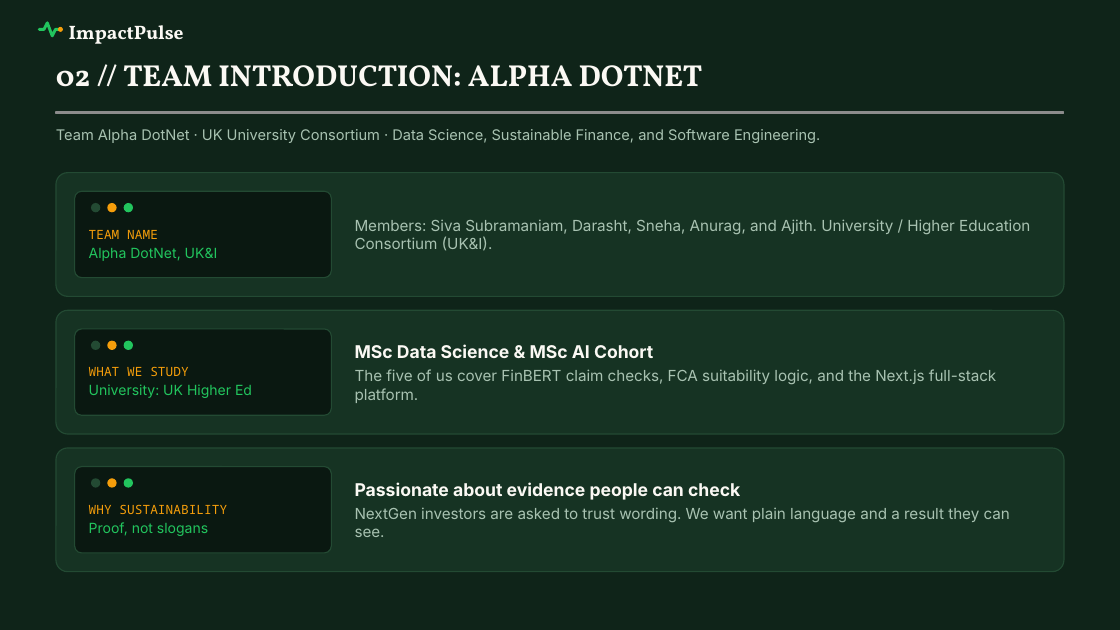
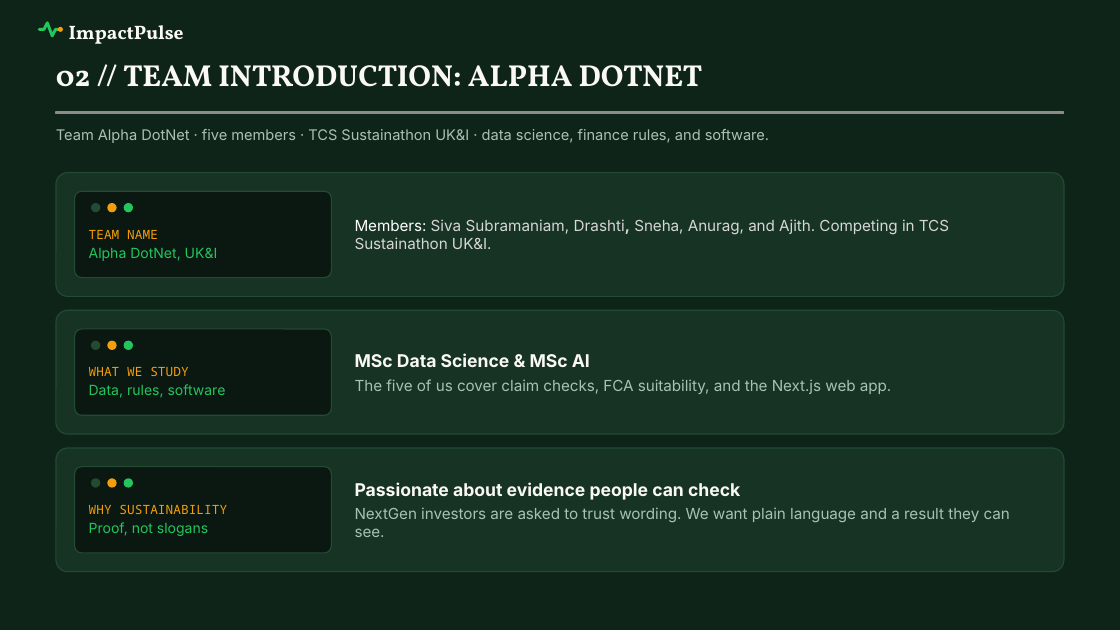
Before and after one commit to Siva-Subramaniam-DS/TCS-Project, a slide deck: slide 2 of HSBC-Sustainathon TCS.pptx. Drawn at 1120x630 pixels with LibreOffice and Linux fonts; fonts in the diff are those of the drawing; grey boxes stand for pictures; background and template pictures are left out. Boxes give left, top, right and bottom in pixels: in the first picture for what was removed or moved away, otherwise in the second. Text is boxed around its words. In the diff, an @@ line names an element or a change of style, - is before the commit and + after.

```diff
--- a/HSBC-Sustainathon TCS.pptx
+++ b/HSBC-Sustainathon TCS.pptx
@@ text at (56,129,769,143): text changed @@
-Team Alpha DotNet · UK University Consortium · Data Science, Sustainable Finance, and Software Engineering.
+Team Alpha DotNet · five members · TCS Sustainathon UK&I · data science, finance rules, and software.
@@ text at (355,219,949,249): text changed; text colour #A8C2B1 to #D6D6D6 @@
-Members: Siva Subramaniam, Darasht, Sneha, Anurag, and Ajith. University / Higher Education Consortium (UK&I).
+Members: Siva Subramaniam, Drashti, Sneha, Anurag, and Ajith. Competing in TCS Sustainathon UK&I.
@@ text at (355,353,891,394): text changed @@
-MSc Data Science & MSc AI Cohort
-The five of us cover FinBERT claim checks, FCA suitability logic, and the Next.js full-stack platform.
+MSc Data Science & MSc AI
+The five of us cover claim checks, FCA suitability, and the Next.js web app.
@@ text at (89,384,226,398): text changed @@
-University: UK Higher Ed
+Data, rules, software
```
Also in this commit, not shown: 6 other slides changed, 17 other files.
